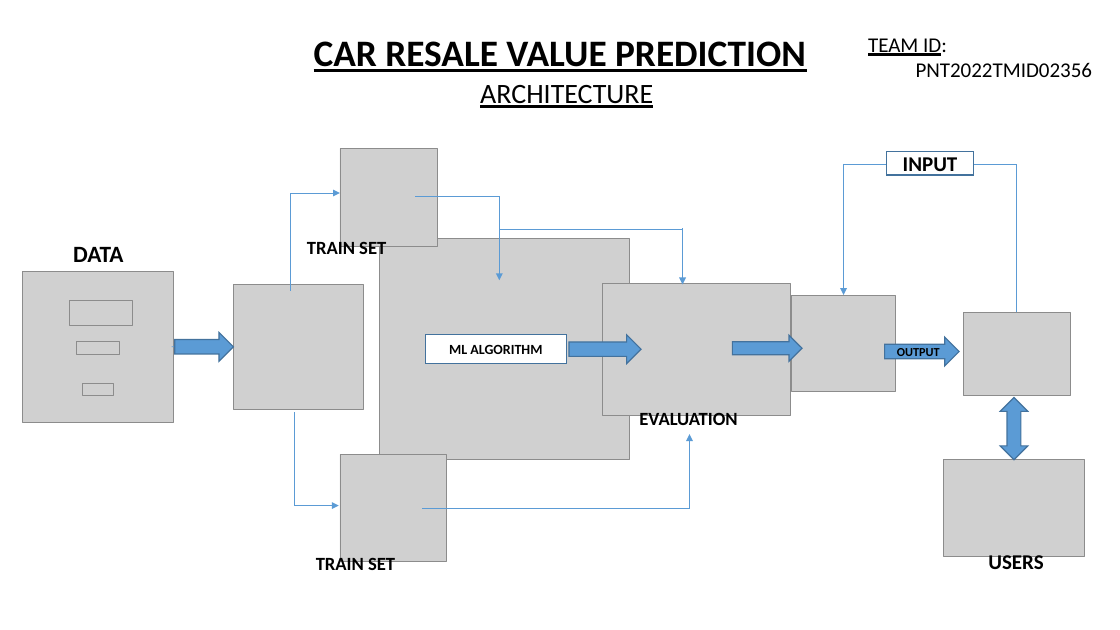
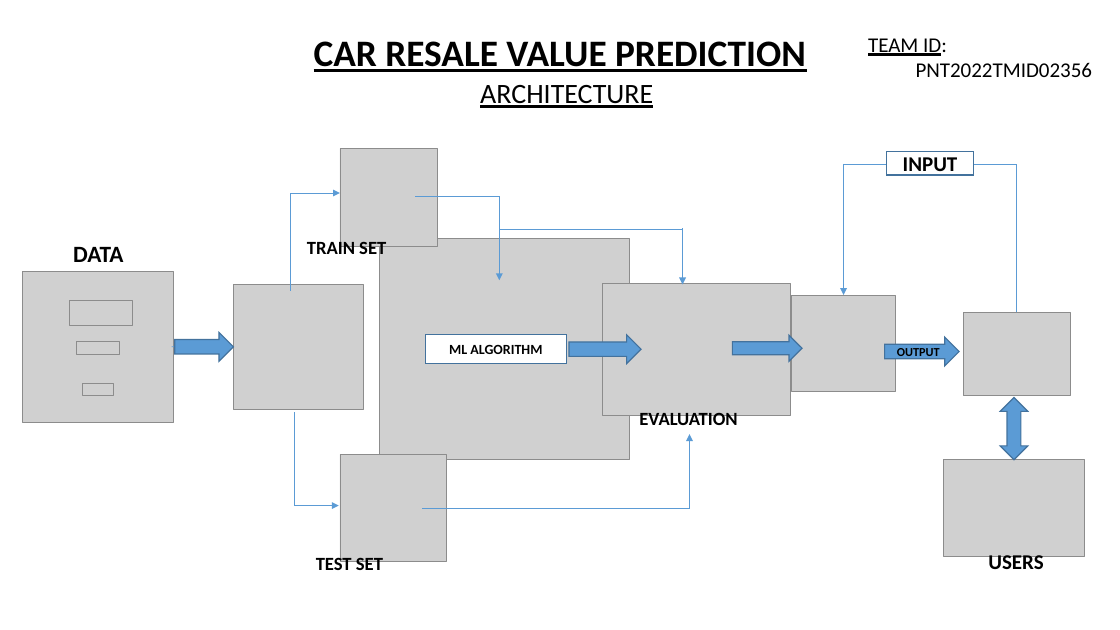
Before and after one commit to IBM-EPBL/IBM-Project-23383-1659881456, a slide deck: slide 1 of project design and planning/project design phase 1/SOLUTION ARCHITECTURE.pptx. Drawn at 1120x630 pixels with LibreOffice and Linux fonts; fonts in the diff are those of the drawing; grey boxes stand for pictures; background and template pictures are left out. Boxes give left, top, right and bottom in pixels: in the first picture for what was removed or moved away, otherwise in the second. Text is boxed around its words. In the diff, an @@ line names an element or a change of style, - is before the commit and + after.

```diff
--- a/project design and planning/project design phase 1/SOLUTION ARCHITECTURE.pptx
+++ b/project design and planning/project design phase 1/SOLUTION ARCHITECTURE.pptx
@@ text at box(316, 555, 383, 576): text changed @@
-TRAIN SET
+TEST SET
```
